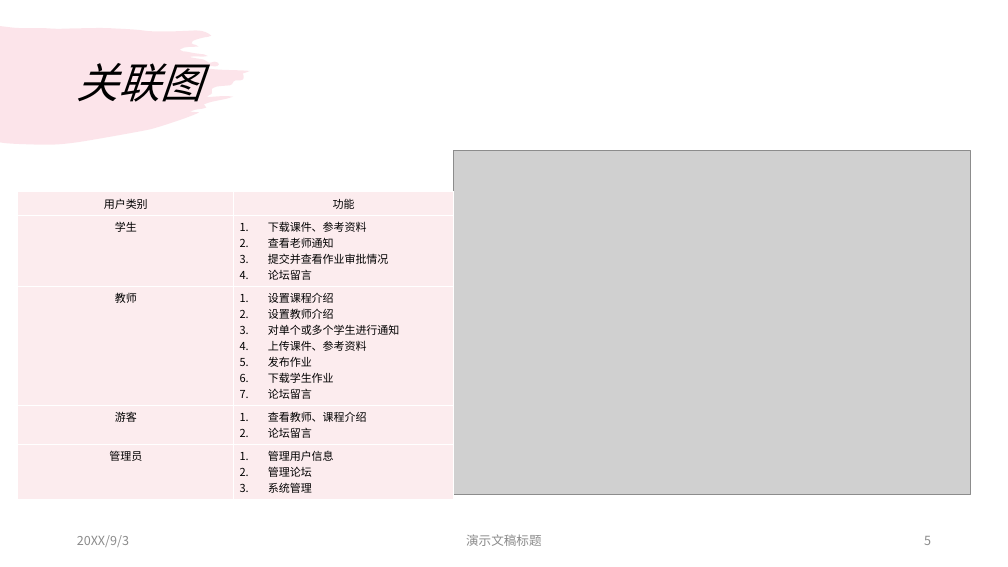
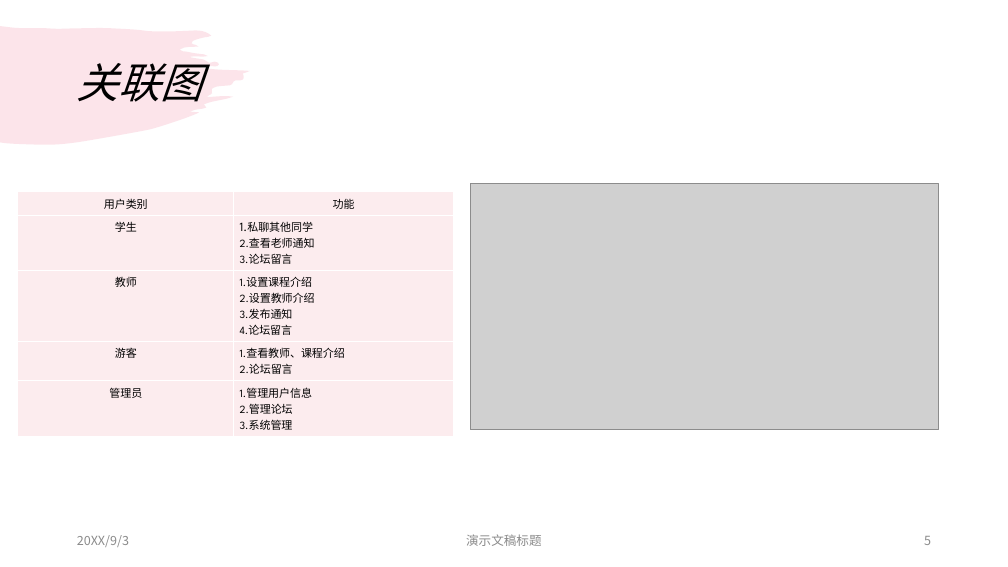
Before and after one commit to dreamtrueqaq/SRA2022-G12, a slide deck: slide 5 of 受控文档/需求分析/SRSppt/SRA2022-G12-srsppt0.0.1.pptx. Drawn at 1008x567 pixels with LibreOffice and Linux fonts; fonts in the diff are those of the drawing; grey boxes stand for pictures. Boxes give left, top, right and bottom in pixels: in the first picture for what was removed or moved away, otherwise in the second. Text is boxed around its words. In the diff, an @@ line names an element or a change of style, - is before the commit and + after.

```diff
--- a/受控文档/需求分析/SRSppt/SRA2022-G12-srsppt0.0.1.pptx
+++ b/受控文档/需求分析/SRSppt/SRA2022-G12-srsppt0.0.1.pptx
@@ table at box(18, 191, 454, 454) @@
-row 2, column 2: 下载课件、参考资料 / 查看老师通知 / 提交并查看作业审批情况 / 论坛留言
+row 2, column 2: 1.私聊其他同学 / 2.查看老师通知 / 3.论坛留言
-row 3, column 2: 设置课程介绍 / 设置教师介绍 / 对单个或多个学生进行通知 / 上传课件、参考资料 / 发布作业 / 下载学生作业 / 论坛留言
+row 3, column 2: 1.设置课程介绍 / 2.设置教师介绍 / 3.发布通知 / 4.论坛留言
-row 4, column 2: 查看教师、课程介绍 / 论坛留言
+row 4, column 2: 1.查看教师、课程介绍 / 2.论坛留言
-row 5, column 2: 管理用户信息 / 管理论坛 / 系统管理
+row 5, column 2: 1.管理用户信息 / 2.管理论坛 / 3.系统管理
@@ picture: place and size @@
-picture at box(454, 151, 971, 495)
+picture at box(470, 184, 939, 430)
```
Also in this commit, not shown: 4 other slides changed, 2 slides added, 2 other files.
